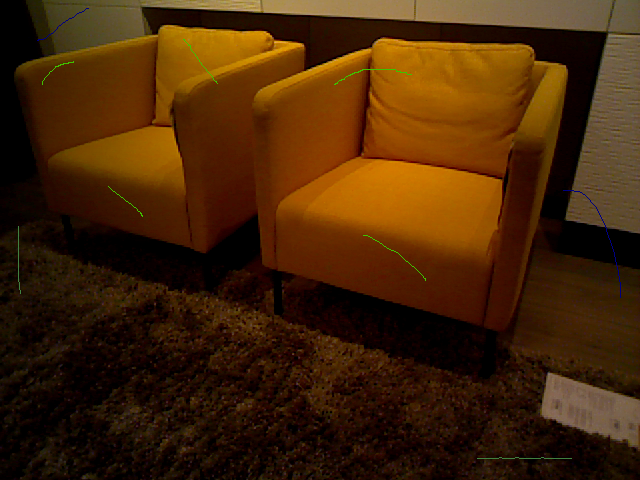
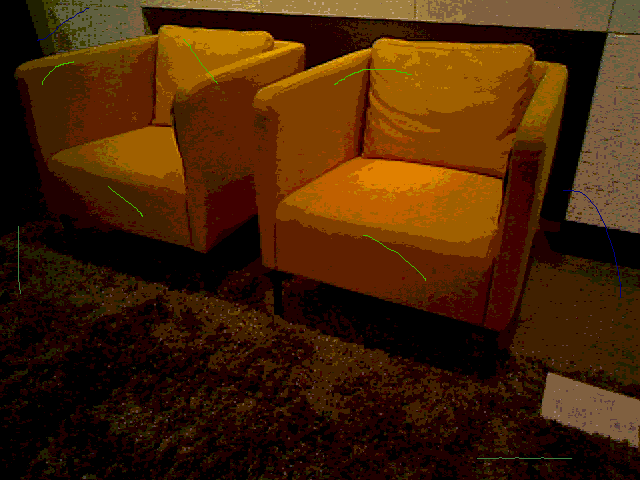
Before/after of a 640×480 layered artwork. What changed in the layer stack:
painted on "46.png" over left=0, top=0, right=640, bottom=480
